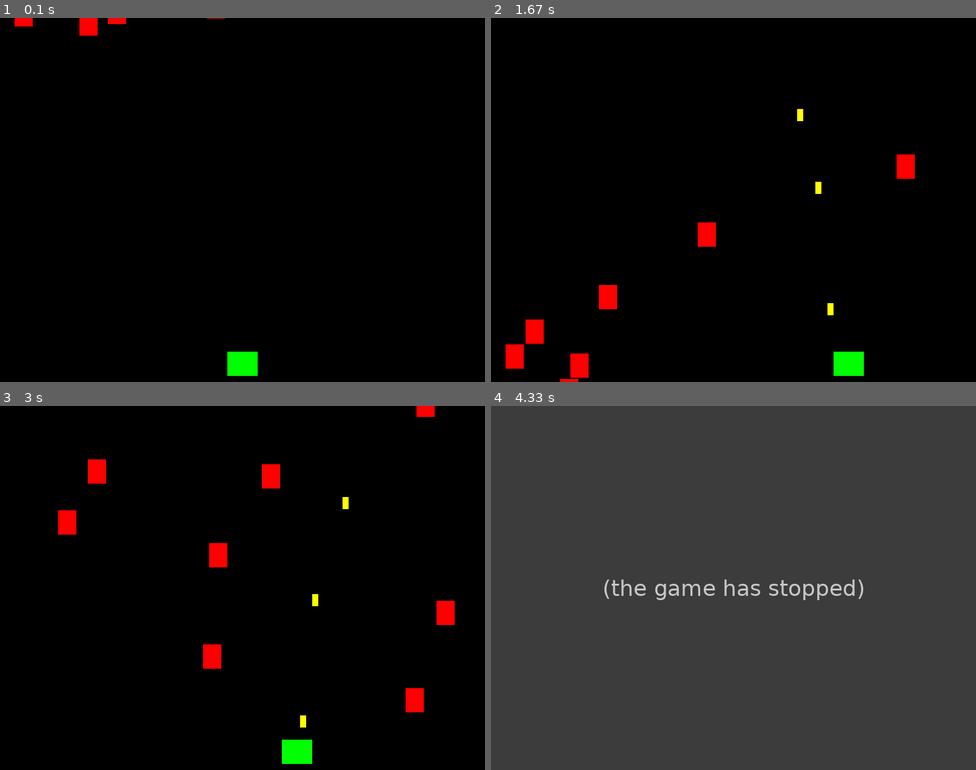
Above: before the commit, frames 1-4 (two rows, left to right).
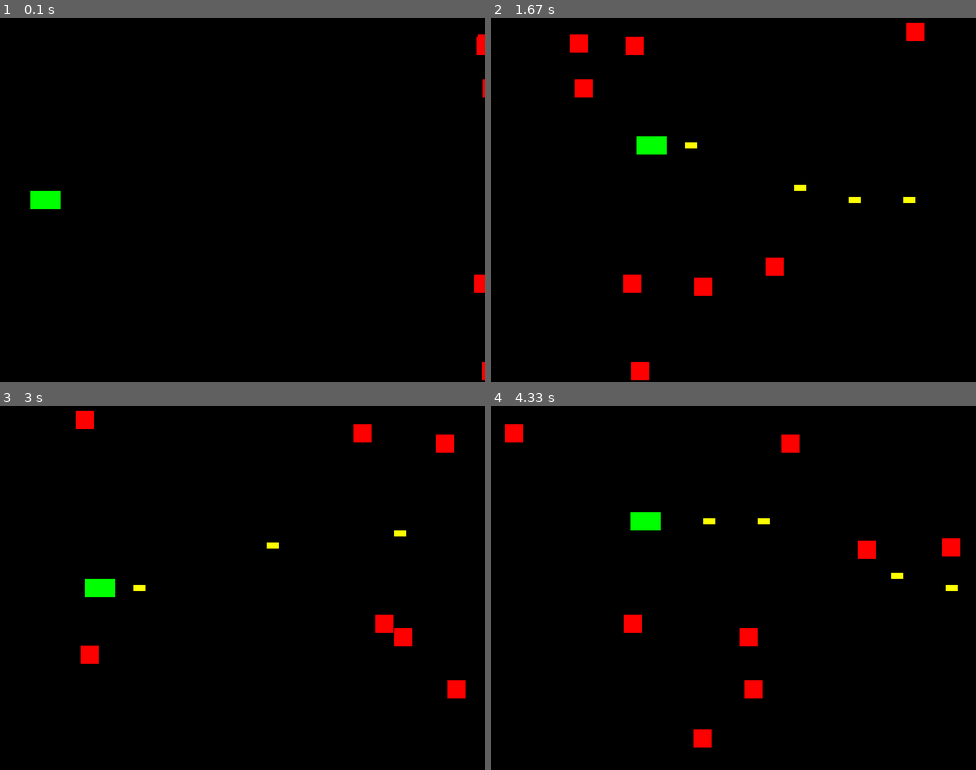
Above: after the commit, the same moments.

Repository: renk0n/Pygame-Playground
Game: pygame game, started from main.py
Same seed, same stepped clock (60 frames per second), same inputs: the game is played once before the commit and once after it.
Inputs:
- Up to frame 1 (0.1 s): no input
- Up to frame 2 (1.67 s): tap Space at 0.33, 0.73, 1.03, 1.23, 1.57 s; hold Right 0.67-1.13 s; hold Up 1.17-1.47 s; hold Right from 1.5 s (still down)
- Up to frame 3 (3 s): tap Space at 1.87, 2.07, 2.37, 2.63, 2.97 s; release Right at 1.97 s; hold Left 2-2.53 s; hold Down 2.57-2.87 s; hold Left from 2.9 s (still down)
- Up to frame 4 (4.33 s): tap Space at 3.27, 3.4, 3.8, 4.1 s; release Left at 3.3 s; hold Up 3.33-3.7 s; hold Right from 3.73 s (still down)

The runs differ from the first frame. In frame 1, 1.3% of the frame differs, in the area x 3-100%, y 0-100%; in frame 2, 4.1%; in frame 3, 4.2%; in frame 4, 100%, in the area x 0-100%, y 0-100%.
Before the commit the program exited at 3.97 s; later frames show no game.

Commit message:
横スクロール

Diff:
--- a/sprites.py
+++ b/sprites.py
@@ -1,74 +1,111 @@
+# sprites.py
 import pygame
 import random
 from settings import *
+
+# ==========================================
+# プレイヤー（自機）クラス：横向き、8方向移動
+# ==========================================
 
 
 class Player(pygame.sprite.Sprite):
     def __init__(self, all_sprites, bullets):
         super().__init__()
-        self.image = pygame.Surface((50, 40))
+        # 横向きの自機（とりあえず横長の緑）
+        self.image = pygame.Surface((50, 30))
         self.image.fill(GREEN)
         self.rect = self.image.get_rect()
-        self.rect.centerx = WIDTH // 2
-        self.rect.bottom = HEIGHT - 10
+        # 初期位置：画面左の中央寄り
+        self.rect.centery = HEIGHT // 2
+        self.rect.left = 50
         self.speedx = 0
-        # 弾を撃つためにグループを受け取る
+        self.speedy = 0
         self.all_sprites = all_sprites
         self.bullets = bullets
 
     def update(self):
+        # 8方向移動の入力受付
         self.speedx = 0
+        self.speedy = 0
         keys = pygame.key.get_pressed()
         if keys[pygame.K_LEFT]:
             self.speedx = -PLAYER_SPEED
         if keys[pygame.K_RIGHT]:
             self.speedx = PLAYER_SPEED
+        if keys[pygame.K_UP]:
+            self.speedy = -PLAYER_SPEED
+        if keys[pygame.K_DOWN]:
+            self.speedy = PLAYER_SPEED
 
+        # 斜め移動の速度補正（任意だが、あると自然）
+        if self.speedx != 0 and self.speedy != 0:
+            self.speedx *= 0.7071  # 1/√2
+            self.speedy *= 0.7071
+
+        # 移動反映
         self.rect.x += self.speedx
+        self.rect.y += self.speedy
 
+        # 画面外に出ないように制限（上下左右）
         if self.rect.right > WIDTH:
             self.rect.right = WIDTH
         if self.rect.left < 0:
             self.rect.left = 0
+        if self.rect.bottom > HEIGHT:
+            self.rect.bottom = HEIGHT
+        if self.rect.top < 0:
+            self.rect.top = 0
 
     def shoot(self):
-        # 弾を生成してグループに追加
-        bullet = Bullet(self.rect.centerx, self.rect.top)
+        # 弾を右に向かって発射
+        bullet = Bullet(self.rect.right, self.rect.centery)
         self.all_sprites.add(bullet)
         self.bullets.add(bullet)
+
+# ==========================================
+# 敵クラス：右から左へ流れてくる
+# ==========================================
 
 
 class Enemy(pygame.sprite.Sprite):
     def __init__(self):
         super().__init__()
-        self.image = pygame.Surface((30, 40))
+        self.image = pygame.Surface((30, 30))
         self.image.fill(RED)
         self.rect = self.image.get_rect()
-        self.rect.x = random.randrange(WIDTH - self.rect.width)
-        self.rect.y = random.randrange(-100, -40)
-        self.speedy = random.randrange(ENEMY_SPEED_MIN, ENEMY_SPEED_MAX)
+        # 画面の右外側に出現
+        self.rect.x = random.randrange(WIDTH + 10, WIDTH + 100)
+        self.rect.y = random.randrange(0, HEIGHT - self.rect.height)
+        # 左に向かう速度設定
+        self.speedx = random.randrange(ENEMY_SPEED_MIN, ENEMY_SPEED_MAX)
 
     def update(self):
-        self.rect.y += self.speedy
-        if self.rect.top > HEIGHT + 10:
-            self.rect.x = random.randrange(WIDTH - self.rect.width)
-            self.rect.y = random.randrange(-100, -40)
-            self.speedy = random.randrange(ENEMY_SPEED_MIN, ENEMY_SPEED_MAX)
+        # 左へ移動
+        self.rect.x -= self.speedx
+        # 画面左端へ消えたら、右外側に戻す（再利用）
+        if self.rect.right < 0:
+            self.rect.x = random.randrange(WIDTH + 10, WIDTH + 100)
+            self.rect.y = random.randrange(0, HEIGHT - self.rect.height)
+            self.speedx = random.randrange(ENEMY_SPEED_MIN, ENEMY_SPEED_MAX)
+
+# ==========================================
+# 弾クラス：右へ飛ぶ
+# ==========================================
 
 
 class Bullet(pygame.sprite.Sprite):
     def __init__(self, x, y):
         super().__init__()
-        # 弾の見た目（黄色い小さな縦長）
-        self.image = pygame.Surface((10, 20))
+        # 横長の弾
+        self.image = pygame.Surface((20, 10))
         self.image.fill(YELLOW)
         self.rect = self.image.get_rect()
-        self.rect.bottom = y
-        self.rect.centerx = x
-        self.speedy = -10  # 上に向かって進む
+        self.rect.left = x
+        self.rect.centery = y
+        self.speedx = 10  # 右に向かって進む速度
 
     def update(self):
-        self.rect.y += self.speedy
-        # 画面上端を超えたら消す（メモリ節約）
-        if self.rect.bottom < 0:
+        self.rect.x += self.speedx
+        # 画面右端を超えたら消す
+        if self.rect.left > WIDTH:
             self.kill()
